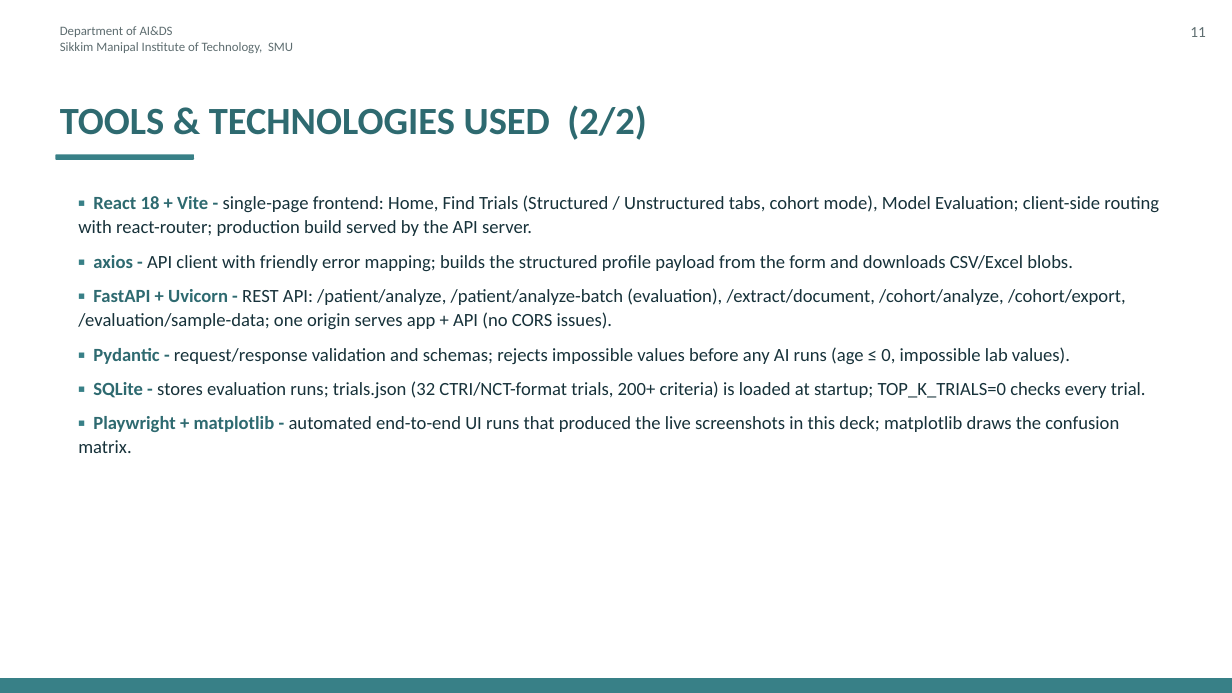
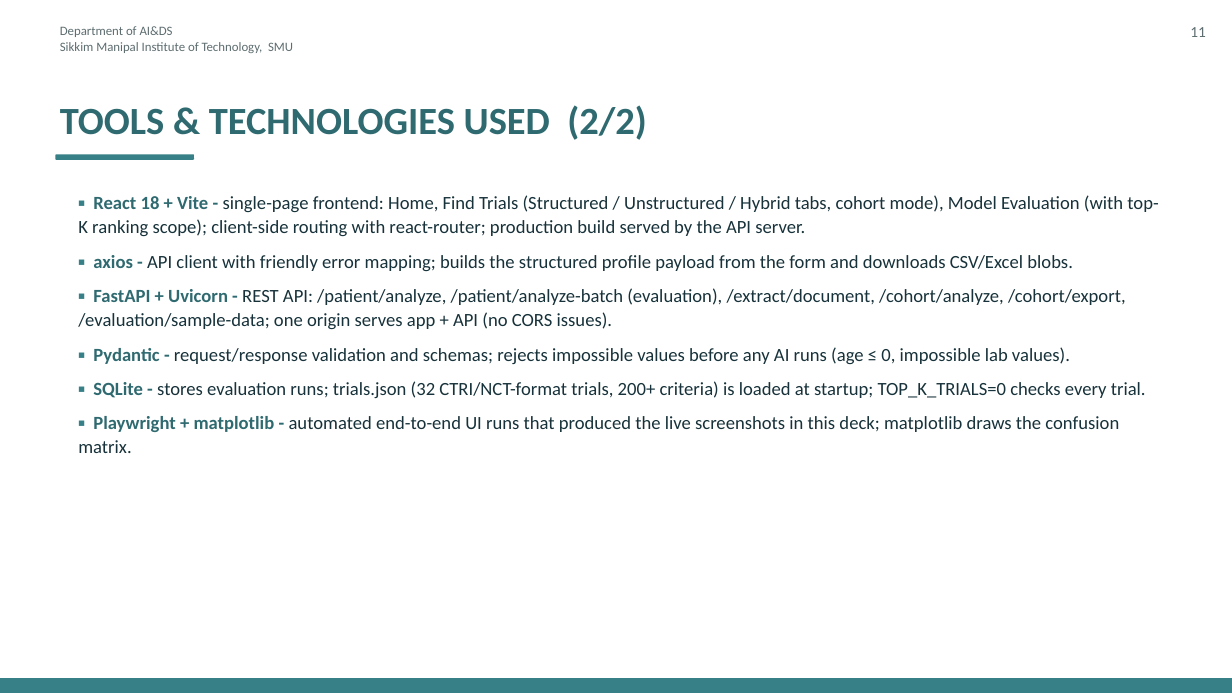
Before and after one commit to PragyaJ23/CTQ, a slide deck: slide 13 of CTQ_Presentation.pptx. Drawn at 1232x693 pixels with LibreOffice and Linux fonts; fonts in the diff are those of the drawing. Boxes give left, top, right and bottom in pixels: in the first picture for what was removed or moved away, otherwise in the second. Text is boxed around its words. In the diff, an @@ line names an element or a change of style, - is before the commit and + after.

```diff
--- a/CTQ_Presentation.pptx
+++ b/CTQ_Presentation.pptx
@@ text at [78,195,1158,236]: text changed @@
-▪ React 18 + Vite - single-page frontend: Home, Find Trials (Structured / Unstructured tabs, cohort mode), Model Evaluation; client-side routing with react-router; production build served by the API server.
+▪ React 18 + Vite - single-page frontend: Home, Find Trials (Structured / Unstructured / Hybrid tabs, cohort mode), Model Evaluation (with top-K ranking scope); client-side routing with react-router; production build served by the API server.
```
Also in this commit, not shown: 9 other slides changed, 31 other files.
